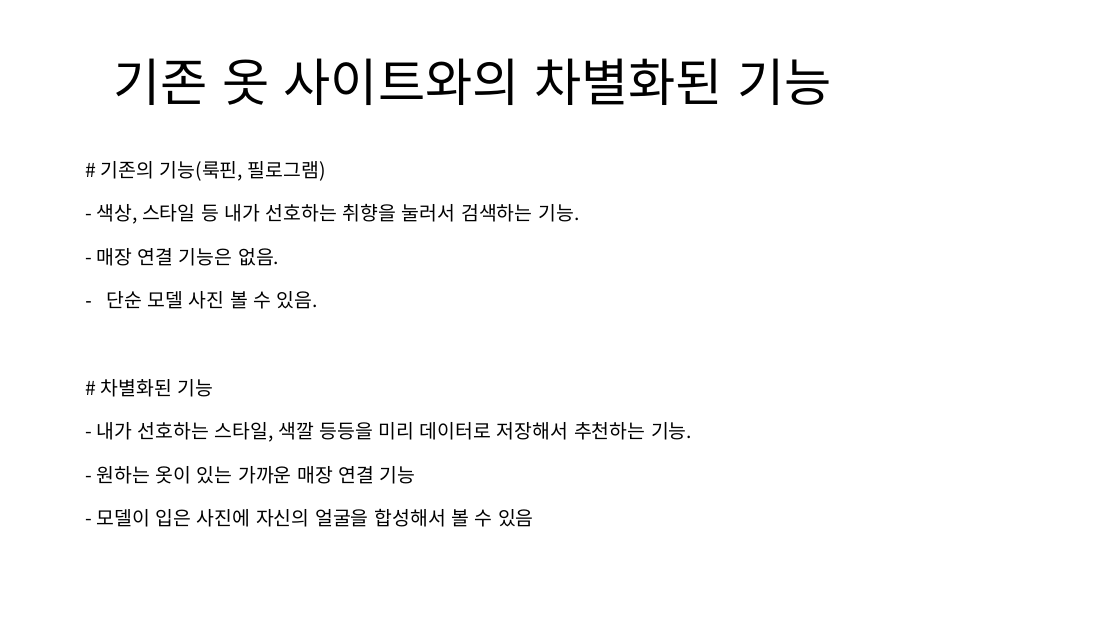
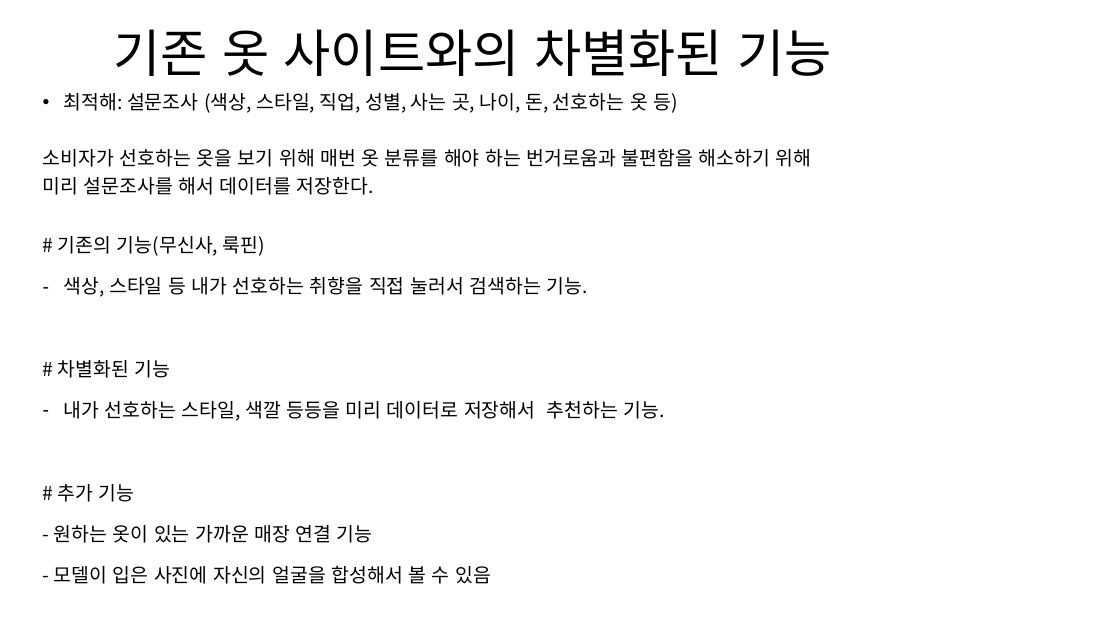
Before and after one commit to kimseukhwang/Engineering-Design, a slide deck: slide 4 of 공학설계입문__웹_아이디어.pptx. Drawn at 1120x630 pixels with LibreOffice and Linux fonts; fonts in the diff are those of the drawing. Boxes give left, top, right and bottom in pixels: in the first picture for what was removed or moved away, otherwise in the second. Text is boxed around its words. In the diff, an @@ line names an element or a change of style, - is before the commit and + after.

Commit message:
최적해 소개 및 평가 작성

```diff
--- a/공학설계입문__웹_아이디어.pptx
+++ b/공학설계입문__웹_아이디어.pptx
@@ text "기존 옷 사이트와의 차별화된 기능": place and size @@
-text "기존 옷 사이트와의 차별화된 기능" at [113,58,831,105]
+text "기존 옷 사이트와의 차별화된 기능" at [113,29,831,76]
@@ text "최적해: 설문조사 (색상, 스타일, 직업, ...": place and size @@
-text "최적해: 설문조사 (색상, 스타일, 직업, ..." at [96,161,692,527]
+text "최적해: 설문조사 (색상, 스타일, 직업, ..." at [43,93,812,584]
@@ text at [43,93,812,297]: text changed @@
-# 기존의 기능(룩핀, 필로그램)
-- 색상, 스타일 등 내가 선호하는 취향을 눌러서 검색하는 기능.
-- 매장 연결 기능은 없음.
-– 단순 모델 사진 볼 수 있음.
+• 최적해: 설문조사 (색상, 스타일, 직업, 성별, 사는 곳, 나이, 돈, 선호하는 옷 등)
+소비자가 선호하는 옷을 보기 위해 매번 옷 분류를 해야 하는 번거로움과 불편함을 해소하기 위해
+미리 설문조사를 해서 데이터를 저장한다.
+# 기존의 기능(무신사, 룩핀)
+– 색상, 스타일 등 내가 선호하는 취향을 직접 눌러서 검색하는 기능.
@@ text at [54,360,491,584]: line spacing 0.97 to 0.87 @@
@@ text at [58,401,665,502]: text changed @@
-- 내가 선호하는 스타일, 색깔 등등을 미리 데이터로 저장해서 추천하는 기능.
+– 내가 선호하는 스타일, 색깔 등등을 미리 데이터로 저장해서 추천하는 기능.
+# 추가 기능
```
Also in this commit, not shown: 1 other slide changed, 2 slides added.
